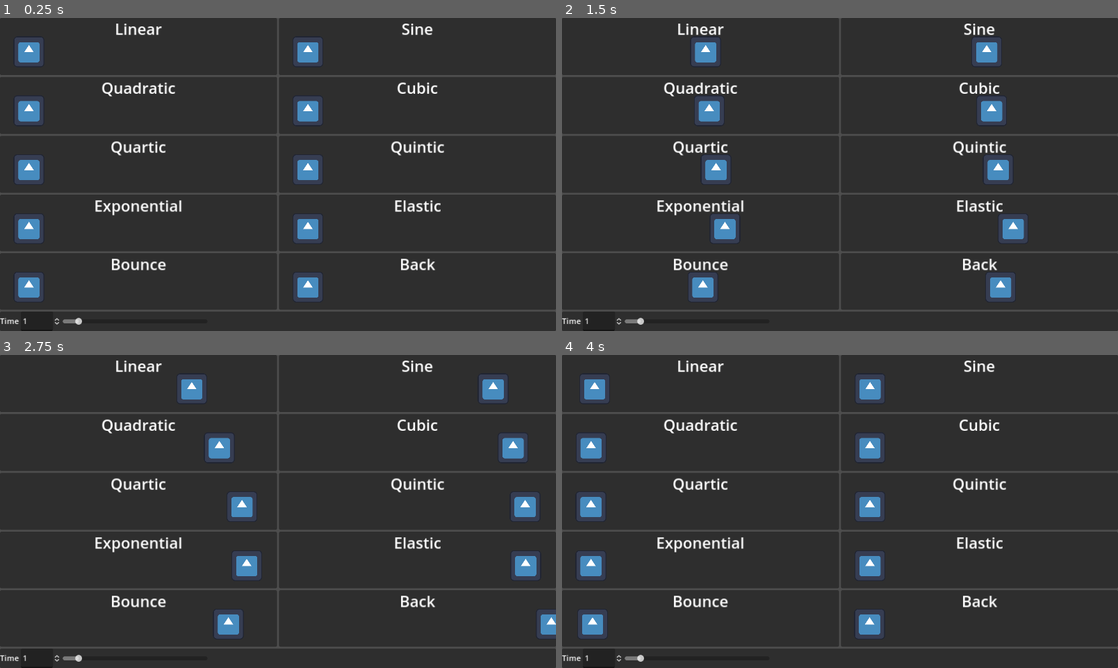
Above: before the commit, frames 1-4 (two rows, left to right).
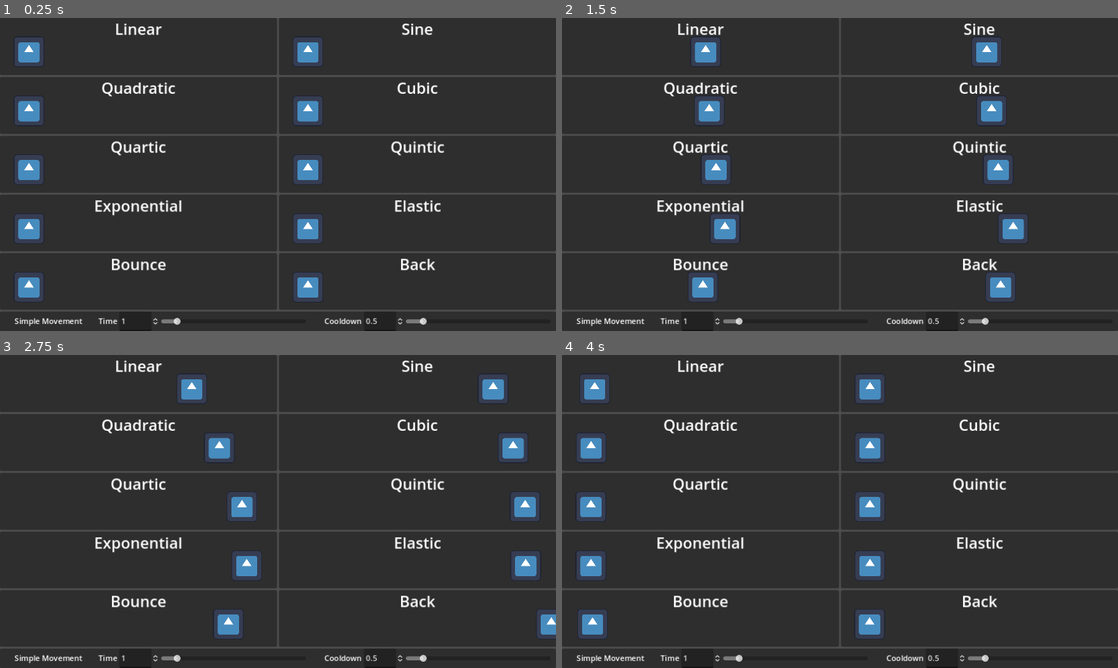
Above: after the commit, the same moments.

Repository: popcar2/Godot_Tween_Comparisons
Game: Godot game, scene res://Scenes/1_Movement.tscn
Two runs of this game, one before a commit and one after it. Both use one fixed random seed, a clock stepped at 60 frames per second and the inputs below. The engine's default icon, where the game draws it, is replaced by a stand-in: a white triangle on a blue panel in a dark square.
Inputs:
- Up to frame 1 (0.25 s): no input
- Up to frame 2 (1.5 s): tap Enter at 0.5 s
- Up to frame 3 (2.75 s): no input
- Up to frame 4 (4 s): no input

The runs differ from the first frame. In frame 1, 0.5% of the frame differs, in the area x 0-77%, y 95-100%; in frame 2, 0.5%; in frame 3, 0.5%; in frame 4, 0.5%.

Commit message:
Add cooldown settings, some polish

Diff:
--- a/Scenes/1_Movement.tscn
+++ b/Scenes/1_Movement.tscn
@@ -277,10 +277,17 @@
 grow_horizontal = 2
 grow_vertical = 2
 
+[node name="Scene Name" type="Label" parent="VBoxContainer/Settings Panel/HBoxContainer"]
+custom_minimum_size = Vector2(200, 0)
+layout_mode = 2
+text = "Simple Movement"
+horizontal_alignment = 1
+vertical_alignment = 1
+
 [node name="HBoxContainer" type="HBoxContainer" parent="VBoxContainer/Settings Panel/HBoxContainer"]
 layout_mode = 2
 
-[node name="Label" type="Label" parent="VBoxContainer/Settings Panel/HBoxContainer/HBoxContainer"]
+[node name="Time Label" type="Label" parent="VBoxContainer/Settings Panel/HBoxContainer/HBoxContainer"]
 layout_mode = 2
 text = "Time"
 horizontal_alignment = 1
@@ -292,6 +299,7 @@
 min_value = 0.1
 step = 0.1
 value = 1.0
+update_on_text_changed = true
 
 [node name="Time Slider" type="HSlider" parent="VBoxContainer/Settings Panel/HBoxContainer/HBoxContainer"]
 unique_name_in_owner = true
@@ -303,5 +311,36 @@
 step = 0.1
 value = 1.0
 
+[node name="HBoxContainer2" type="HBoxContainer" parent="VBoxContainer/Settings Panel/HBoxContainer"]
+layout_mode = 2
+
+[node name="MarginContainer" type="MarginContainer" parent="VBoxContainer/Settings Panel/HBoxContainer/HBoxContainer2"]
+custom_minimum_size = Vector2(30, 0)
+layout_mode = 2
+
+[node name="Cooldown Label" type="Label" parent="VBoxContainer/Settings Panel/HBoxContainer/HBoxContainer2"]
+layout_mode = 2
+text = "Cooldown"
+horizontal_alignment = 1
+vertical_alignment = 1
+
+[node name="Cooldown Spinbox" type="SpinBox" parent="VBoxContainer/Settings Panel/HBoxContainer/HBoxContainer2"]
+unique_name_in_owner = true
+layout_mode = 2
+step = 0.1
+value = 0.5
+update_on_text_changed = true
+
+[node name="Cooldown Slider" type="HSlider" parent="VBoxContainer/Settings Panel/HBoxContainer/HBoxContainer2"]
+unique_name_in_owner = true
+custom_minimum_size = Vector2(300, 0)
+layout_mode = 2
+size_flags_vertical = 4
+max_value = 5.0
+step = 0.1
+value = 0.5
+
 [connection signal="value_changed" from="VBoxContainer/Settings Panel/HBoxContainer/HBoxContainer/Time Spinbox" to="." method="_on_time_changed"]
 [connection signal="value_changed" from="VBoxContainer/Settings Panel/HBoxContainer/HBoxContainer/Time Slider" to="." method="_on_time_changed"]
+[connection signal="value_changed" from="VBoxContainer/Settings Panel/HBoxContainer/HBoxContainer2/Cooldown Spinbox" to="." method="_on_cooldown_changed"]
+[connection signal="value_changed" from="VBoxContainer/Settings Panel/HBoxContainer/HBoxContainer2/Cooldown Slider" to="." method="_on_cooldown_changed"]
--- a/Scripts/SceneController1.gd
+++ b/Scripts/SceneController1.gd
@@ -1,4 +1,7 @@
 extends Control
+
+const START_X: int = 60
+const END_X: int = 520
 
 @onready var linear_sprite: Sprite2D = %"Linear Sprite"
 @onready var sine_sprite: Sprite2D = %"Sine Sprite"
@@ -13,6 +16,8 @@
 
 @onready var time_spinbox: SpinBox = %"Time Spinbox"
 @onready var time_slider: Slider = %"Time Slider"
+@onready var cooldown_spinbox: SpinBox = %"Cooldown Spinbox"
+@onready var cooldown_slider: Slider = %"Cooldown Slider"
 
 var cycle = true
 
@@ -24,27 +29,27 @@
 	tween.set_parallel(true)
 
 	if cycle:
-		tween.tween_property(linear_sprite, "position", Vector2(520, linear_sprite.position.y), time).set_trans(Tween.TRANS_LINEAR)
-		tween.tween_property(sine_sprite, "position", Vector2(520, linear_sprite.position.y), time).set_trans(Tween.TRANS_SINE)
-		tween.tween_property(quad_sprite, "position", Vector2(520, linear_sprite.position.y), time).set_trans(Tween.TRANS_QUAD)
-		tween.tween_property(cubic_sprite, "position", Vector2(520, linear_sprite.position.y), time).set_trans(Tween.TRANS_CUBIC)
-		tween.tween_property(quart_sprite, "position", Vector2(520, linear_sprite.position.y), time).set_trans(Tween.TRANS_QUART)
-		tween.tween_property(quint_sprite, "position", Vector2(520, linear_sprite.position.y), time).set_trans(Tween.TRANS_QUINT)
-		tween.tween_property(expo_sprite, "position", Vector2(520, linear_sprite.position.y), time).set_trans(Tween.TRANS_EXPO)
-		tween.tween_property(elastic_sprite, "position", Vector2(520, linear_sprite.position.y), time).set_trans(Tween.TRANS_ELASTIC)
-		tween.tween_property(bounce_sprite, "position", Vector2(520, linear_sprite.position.y), time).set_trans(Tween.TRANS_BOUNCE)
-		tween.tween_property(back_sprite, "position", Vector2(520, linear_sprite.position.y), time).set_trans(Tween.TRANS_BACK)
+		tween.tween_property(linear_sprite, "position", Vector2(END_X, linear_sprite.position.y), time).set_trans(Tween.TRANS_LINEAR)
+		tween.tween_property(sine_sprite, "position", Vector2(END_X, linear_sprite.position.y), time).set_trans(Tween.TRANS_SINE)
+		tween.tween_property(quad_sprite, "position", Vector2(END_X, linear_sprite.position.y), time).set_trans(Tween.TRANS_QUAD)
+		tween.tween_property(cubic_sprite, "position", Vector2(END_X, linear_sprite.position.y), time).set_trans(Tween.TRANS_CUBIC)
+		tween.tween_property(quart_sprite, "position", Vector2(END_X, linear_sprite.position.y), time).set_trans(Tween.TRANS_QUART)
+		tween.tween_property(quint_sprite, "position", Vector2(END_X, linear_sprite.position.y), time).set_trans(Tween.TRANS_QUINT)
+		tween.tween_property(expo_sprite, "position", Vector2(END_X, linear_sprite.position.y), time).set_trans(Tween.TRANS_EXPO)
+		tween.tween_property(elastic_sprite, "position", Vector2(END_X, linear_sprite.position.y), time).set_trans(Tween.TRANS_ELASTIC)
+		tween.tween_property(bounce_sprite, "position", Vector2(END_X, linear_sprite.position.y), time).set_trans(Tween.TRANS_BOUNCE)
+		tween.tween_property(back_sprite, "position", Vector2(END_X, linear_sprite.position.y), time).set_trans(Tween.TRANS_BACK)
 	else:
-		tween.tween_property(linear_sprite, "position", Vector2(60, linear_sprite.position.y), time).set_trans(Tween.TRANS_LINEAR)
-		tween.tween_property(sine_sprite, "position", Vector2(60, linear_sprite.position.y), time).set_trans(Tween.TRANS_SINE)
-		tween.tween_property(quad_sprite, "position", Vector2(60, linear_sprite.position.y), time).set_trans(Tween.TRANS_QUAD)
-		tween.tween_property(cubic_sprite, "position", Vector2(60, linear_sprite.position.y), time).set_trans(Tween.TRANS_CUBIC)
-		tween.tween_property(quart_sprite, "position", Vector2(60, linear_sprite.position.y), time).set_trans(Tween.TRANS_QUART)
-		tween.tween_property(quint_sprite, "position", Vector2(60, linear_sprite.position.y), time).set_trans(Tween.TRANS_QUINT)
-		tween.tween_property(expo_sprite, "position", Vector2(60, linear_sprite.position.y), time).set_trans(Tween.TRANS_EXPO)
-		tween.tween_property(elastic_sprite, "position", Vector2(60, linear_sprite.position.y), time).set_trans(Tween.TRANS_ELASTIC)
-		tween.tween_property(bounce_sprite, "position", Vector2(60, linear_sprite.position.y), time).set_trans(Tween.TRANS_BOUNCE)
-		tween.tween_property(back_sprite, "position", Vector2(60, linear_sprite.position.y), time).set_trans(Tween.TRANS_BACK)
+		tween.tween_property(linear_sprite, "position", Vector2(START_X, linear_sprite.position.y), time).set_trans(Tween.TRANS_LINEAR)
+		tween.tween_property(sine_sprite, "position", Vector2(START_X, linear_sprite.position.y), time).set_trans(Tween.TRANS_SINE)
+		tween.tween_property(quad_sprite, "position", Vector2(START_X, linear_sprite.position.y), time).set_trans(Tween.TRANS_QUAD)
+		tween.tween_property(cubic_sprite, "position", Vector2(START_X, linear_sprite.position.y), time).set_trans(Tween.TRANS_CUBIC)
+		tween.tween_property(quart_sprite, "position", Vector2(START_X, linear_sprite.position.y), time).set_trans(Tween.TRANS_QUART)
+		tween.tween_property(quint_sprite, "position", Vector2(START_X, linear_sprite.position.y), time).set_trans(Tween.TRANS_QUINT)
+		tween.tween_property(expo_sprite, "position", Vector2(START_X, linear_sprite.position.y), time).set_trans(Tween.TRANS_EXPO)
+		tween.tween_property(elastic_sprite, "position", Vector2(START_X, linear_sprite.position.y), time).set_trans(Tween.TRANS_ELASTIC)
+		tween.tween_property(bounce_sprite, "position", Vector2(START_X, linear_sprite.position.y), time).set_trans(Tween.TRANS_BOUNCE)
+		tween.tween_property(back_sprite, "position", Vector2(START_X, linear_sprite.position.y), time).set_trans(Tween.TRANS_BACK)
 	cycle = !cycle
 
 
@@ -52,3 +57,8 @@
 	tween_controller.set_time(value)
 	time_slider.value = value
 	time_spinbox.value = value
+
+func _on_cooldown_changed(value: float):
+	tween_controller.set_cooldown(value)
+	cooldown_slider.value = value
+	cooldown_spinbox.value = value
--- a/Scripts/TweenController.gd
+++ b/Scripts/TweenController.gd
@@ -13,5 +13,8 @@
 	await get_tree().create_timer(cooldown).timeout
 	timer.start()
 
-func set_time(time: float):
-	timer.wait_time = time
+func set_time(value: float):
+	timer.wait_time = value
+
+func set_cooldown(value: float):
+	cooldown = value
--- a/Singletons/tween_controller.tscn
+++ b/Singletons/tween_controller.tscn
@@ -6,5 +6,6 @@
 script = ExtResource("1_xbff7")
 
 [node name="Timer" type="Timer" parent="."]
+one_shot = true
 
 [connection signal="timeout" from="Timer" to="." method="_on_timer_timeout"]
